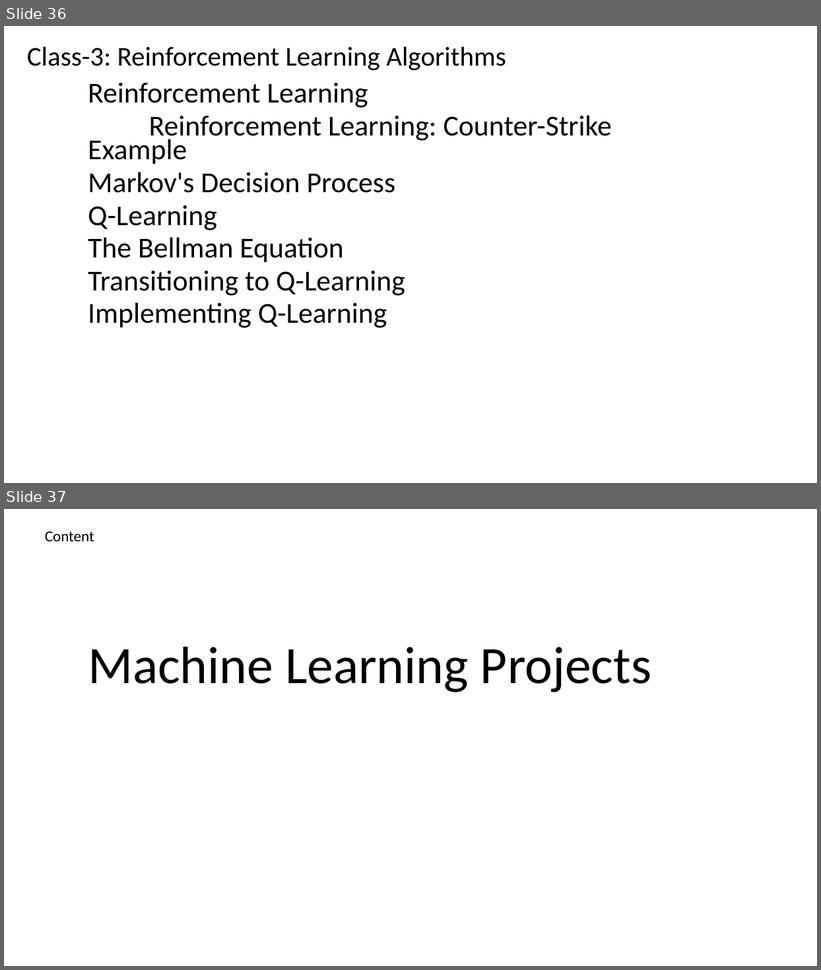
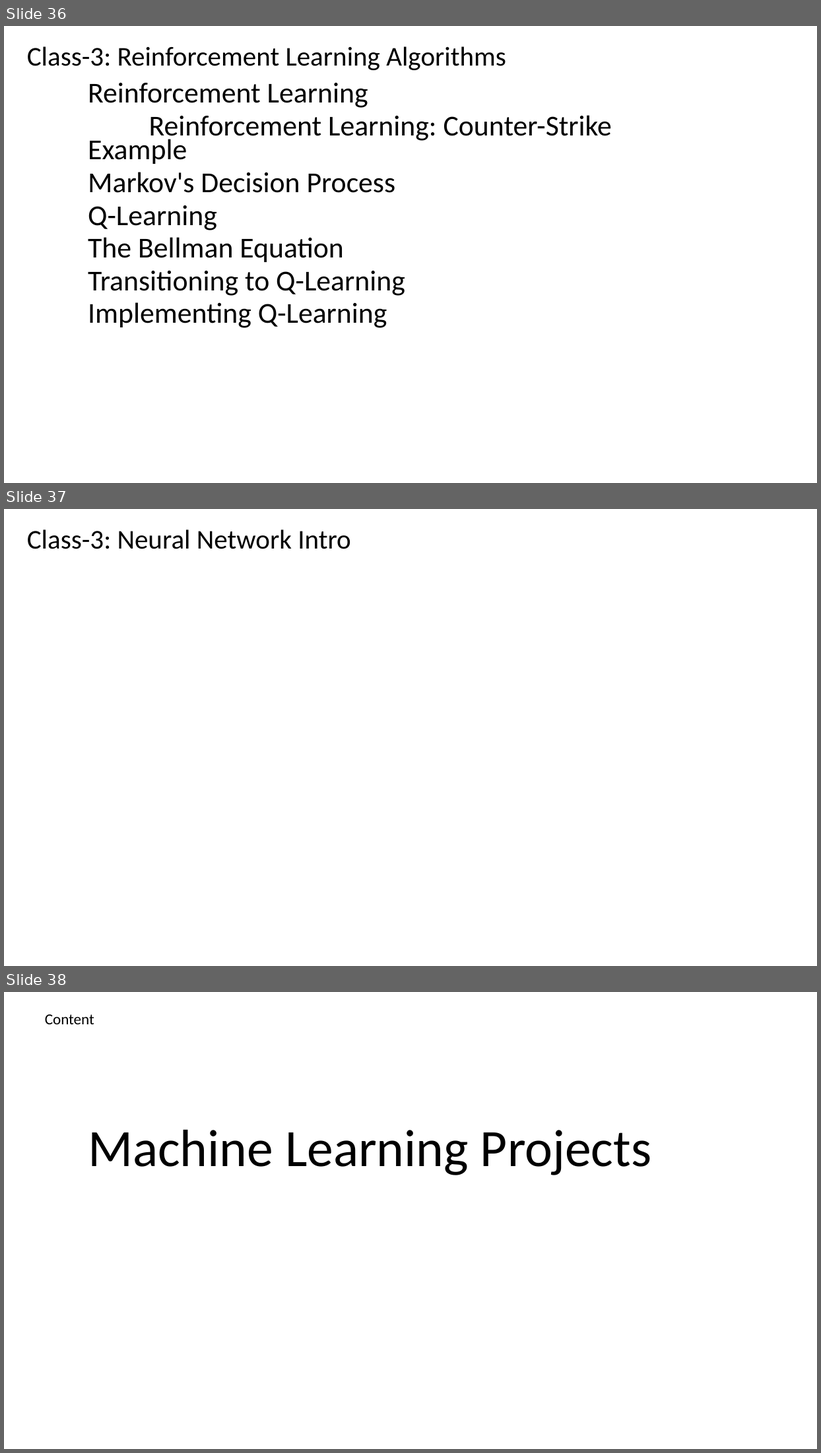
Before and after one commit to renshan2/accesspy, a slide deck: AI-ML-DL/Machine Learning.pptx. Shown one above the other, each under a label of ours: slides 36 and 37 before the commit, slides 36, 37 and 38 after it. The pictures are 821x970 and 821x1453 pixels, drawn with LibreOffice and Linux fonts; fonts in the diff are those of the drawing. Boxes give left, top, right and bottom in pixels: in the first picture for what was removed or moved away, otherwise in the second. Text is boxed around its words. In the diff, an @@ line names an element or a change of style, - is before the commit and + after.

```diff
--- a/AI-ML-DL/Machine Learning.pptx
+++ b/AI-ML-DL/Machine Learning.pptx
@@ slide 37 added at bbox=[4, 509, 817, 966], background #FFFFFF @@
@@ text added at bbox=[27, 529, 351, 549], 32 pt, text #000000 @@
+Class-3: Neural Network Intro
@@ what was slide 37 is now slide 38 @@
```
Also in this commit, not shown: 13 slides changed, 1 other slide added, 2 other files.
